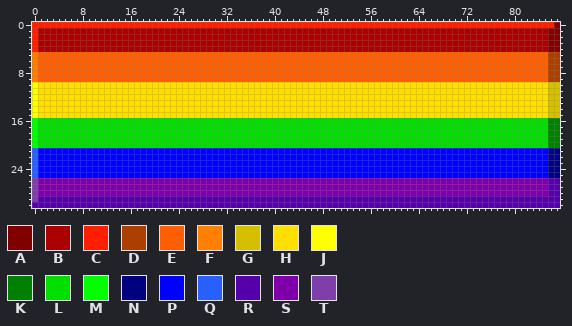
Two states of a pixel-art file, aseprite/pride/badge_pride.aseprite. This is how it looked before the edit.
88x31 pixels, 1 frame.
Palette (. is transparent): A #800000  B #aa0000  C #ff1f00  D #aa3f00  E #ff5f00  F #ff7f00  G #d4bf00  H #ffdf00  J #ffff00  K #008000  L #00df00  M #00ff00  N #000080  P #0000ff  Q #2a5fff  R #5500aa  S #7f00aa  T #7f3faa
And afterwards:
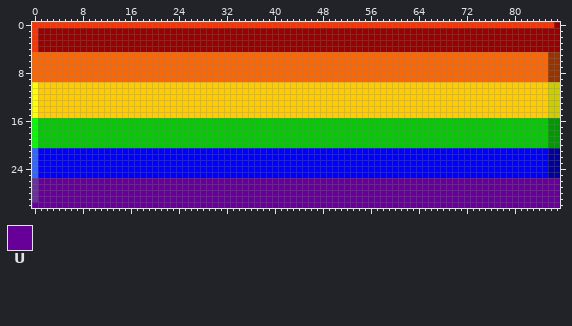
Colours new in this view: U #660099
From old to new:
{"colour":"B","old":"#aa0000","new":"#990000"}
{"colour":"C","old":"#ff1f00","new":"#ff3300"}
{"colour":"D","old":"#aa3f00","new":"#993300"}
{"colour":"E","old":"#ff5f00","new":"#ff6600"}
{"colour":"G","old":"#d4bf00","new":"#cccc00"}
{"colour":"H","old":"#ffdf00","new":"#ffcc00"}
{"colour":"K","old":"#008000","new":"#009900"}
{"colour":"L","old":"#00df00","new":"#00cc00"}
{"colour":"N","old":"#000080","new":"#000099"}
{"colour":"Q","old":"#2a5fff","new":"#3366ff"}
{"colour":"T","old":"#7f3faa","new":"#663399"}
{"where": "layers \"Border\", \"Flag\""}
{"y":0,"x":87,"old":"A","new":"B"}
{"y":1,"x":86,"old":"AA","new":"BB"}
{"y":2,"x":86,"old":"AA","new":"BB"}
{"y":3,"x":86,"old":"AA","new":"BB"}
{"y":4,"x":86,"old":"AA","new":"BB"}
{"y":5,"x":0,"old":"F","new":"E"}
{"y":6,"x":0,"old":"F","new":"E"}
{"y":7,"x":0,"old":"F","new":"E"}
{"y":8,"x":0,"old":"F","new":"E"}
{"y":9,"x":0,"old":"F","new":"E"}
{"y":26,"x":1,"old":"SSSSSSSSSSSSSSSSSSSSSSSSSSSSSSSSSSSSSSSSSSSSSSSSSSSSSSSSSSSSSSSSSSSSSSSSSSSSSSSSSSSSSRR","new":"UUUUUUUUUUUUUUUUUUUUUUUUUUUUUUUUUUUUUUUUUUUUUUUUUUUUUUUUUUUUUUUUUUUUUUUUUUUUUUUUUUUUUUU"}
{"y":27,"x":1,"old":"SSSSSSSSSSSSSSSSSSSSSSSSSSSSSSSSSSSSSSSSSSSSSSSSSSSSSSSSSSSSSSSSSSSSSSSSSSSSSSSSSSSSSRR","new":"UUUUUUUUUUUUUUUUUUUUUUUUUUUUUUUUUUUUUUUUUUUUUUUUUUUUUUUUUUUUUUUUUUUUUUUUUUUUUUUUUUUUUUU"}
{"y":28,"x":1,"old":"SSSSSSSSSSSSSSSSSSSSSSSSSSSSSSSSSSSSSSSSSSSSSSSSSSSSSSSSSSSSSSSSSSSSSSSSSSSSSSSSSSSSSRR","new":"UUUUUUUUUUUUUUUUUUUUUUUUUUUUUUUUUUUUUUUUUUUUUUUUUUUUUUUUUUUUUUUUUUUUUUUUUUUUUUUUUUUUUUU"}
{"y":29,"x":1,"old":"RRRRRRRRRRRRRRRRRRRRRRRRRRRRRRRRRRRRRRRRRRRRRRRRRRRRRRRRRRRRRRRRRRRRRRRRRRRRRRRRRRRRRRR","new":"UUUUUUUUUUUUUUUUUUUUUUUUUUUUUUUUUUUUUUUUUUUUUUUUUUUUUUUUUUUUUUUUUUUUUUUUUUUUUUUUUUUUUUU"}
{"y":30,"x":0,"old":"RRRRRRRRRRRRRRRRRRRRRRRRRRRRRRRRRRRRRRRRRRRRRRRRRRRRRRRRRRRRRRRRRRRRRRRRRRRRRRRRRRRRRRRR","new":"UUUUUUUUUUUUUUUUUUUUUUUUUUUUUUUUUUUUUUUUUUUUUUUUUUUUUUUUUUUUUUUUUUUUUUUUUUUUUUUUUUUUUUUU"}
{"label":"changed","picture_box":[32,22,560,208]}
